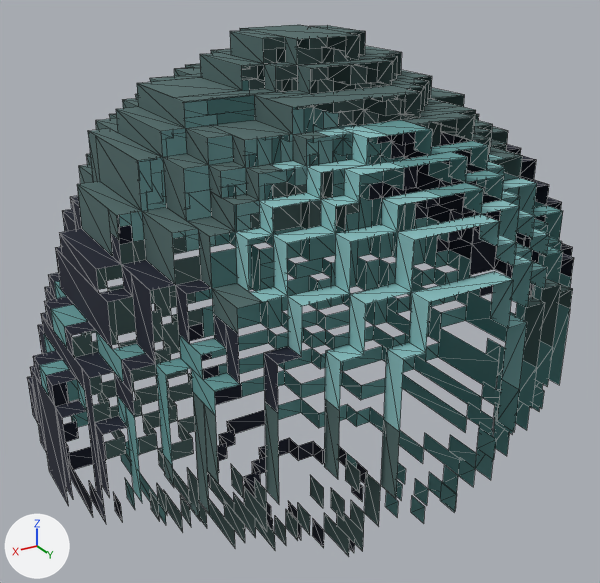
An edit to the glTF model balanca/public/voxel/deco/Rock1.glb, drawn before and after from the same camera.
Rendered twice from a camera (50 mm lens) standing at (19.6, 32.5, 27.8) and looking at (-0.2, -0.5, 11.3). Arrows for +X, +Y and +Z are at lower left; the lights stay in place. The first picture is the older version. Mesh edges are drawn as thin lines. Where no turn or scale is listed for an object, it has been applied to the vertices. Vertices at exactly the same position are counted once.
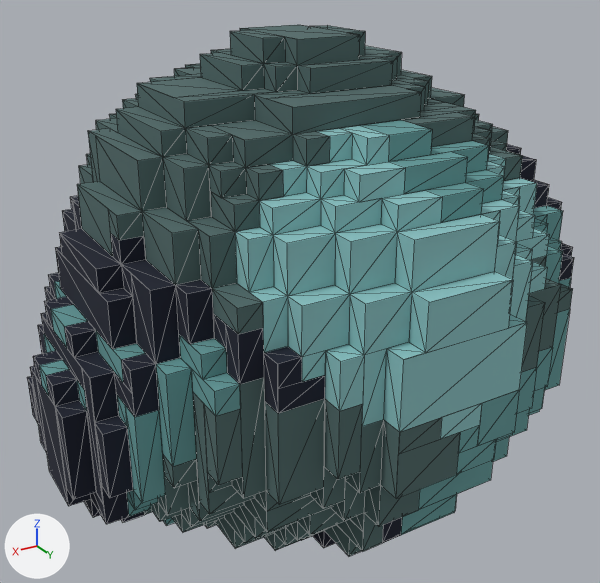
Patch to the scene script:
```diff
--- a/balanca/public/voxel/deco/Rock1.glb.py
+++ b/balanca/public/voxel/deco/Rock1.glb.py
@@ me_mesh_0 @@
 # used by ob_mesh_0; location = (-16.0, 12.0, 0.0)
-me_mesh_0.from_pydata(...)  # 1541 vertices, 1788 faces; spans x 0.0..29.0, y -24.0..0.0, z 0.0..24.0
+me_mesh_0.from_pydata(...)  # 1608 vertices, 2234 faces; spans x 0.0..29.0, y -24.0..0.0, z 0.0..24.0
+# me_mesh_0 part 1
+# 12 vertices are added at x 12.0..17.0, y -3.0..0.0, z 3.0..12.0
+# 28 new vertices lie (1.0, 0.0, 0.0) away from vertices in x 1.0..26.0, y -10.0..-1.0, z 1.0..20.0
+# 13 new vertices lie (-1.0, 0.0, 0.0) away from vertices in x 9.0..27.0, y -9.0..-1.0, z 3.0..17.0
+# 8 new vertices lie (2.0, 0.0, 0.0) away from vertices in x 7.0..14.0, y -4.0..0.0, z 2.0..18.0
+# 6 new vertices lie (0.0, 0.0, -1.0) away from vertices in x 15.0..23.0, y -3.0..0.0, z 11.0..20.0
+# 446 new faces join them
 me_mesh_0.materials.append(mat_paleta)
```

Changed parts and their boxes [x1, y1, x2, y2] in the pictures (600 x 583 px):
part 1 of me_mesh_0, added (cyan): after [53, 32, 574, 556]
